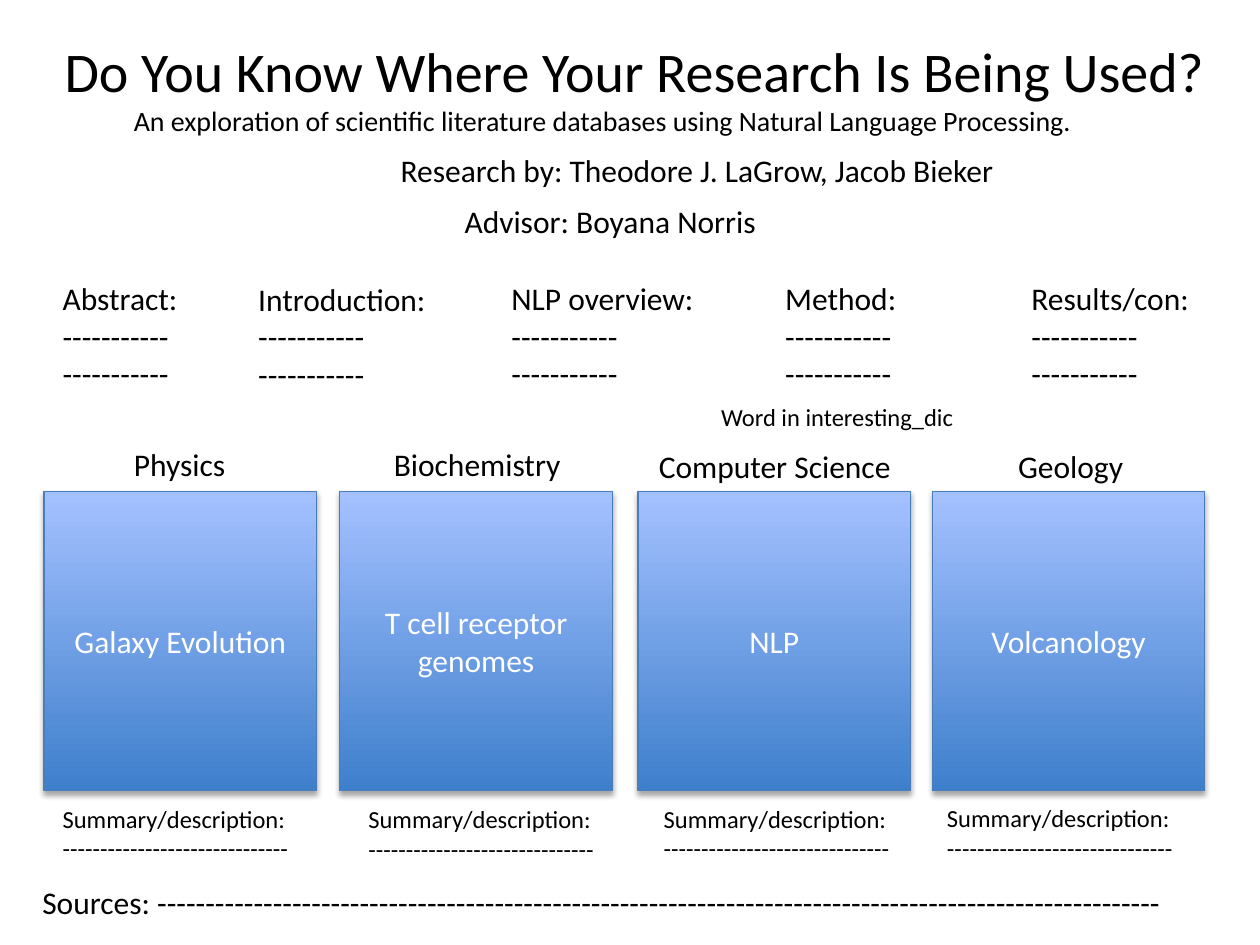
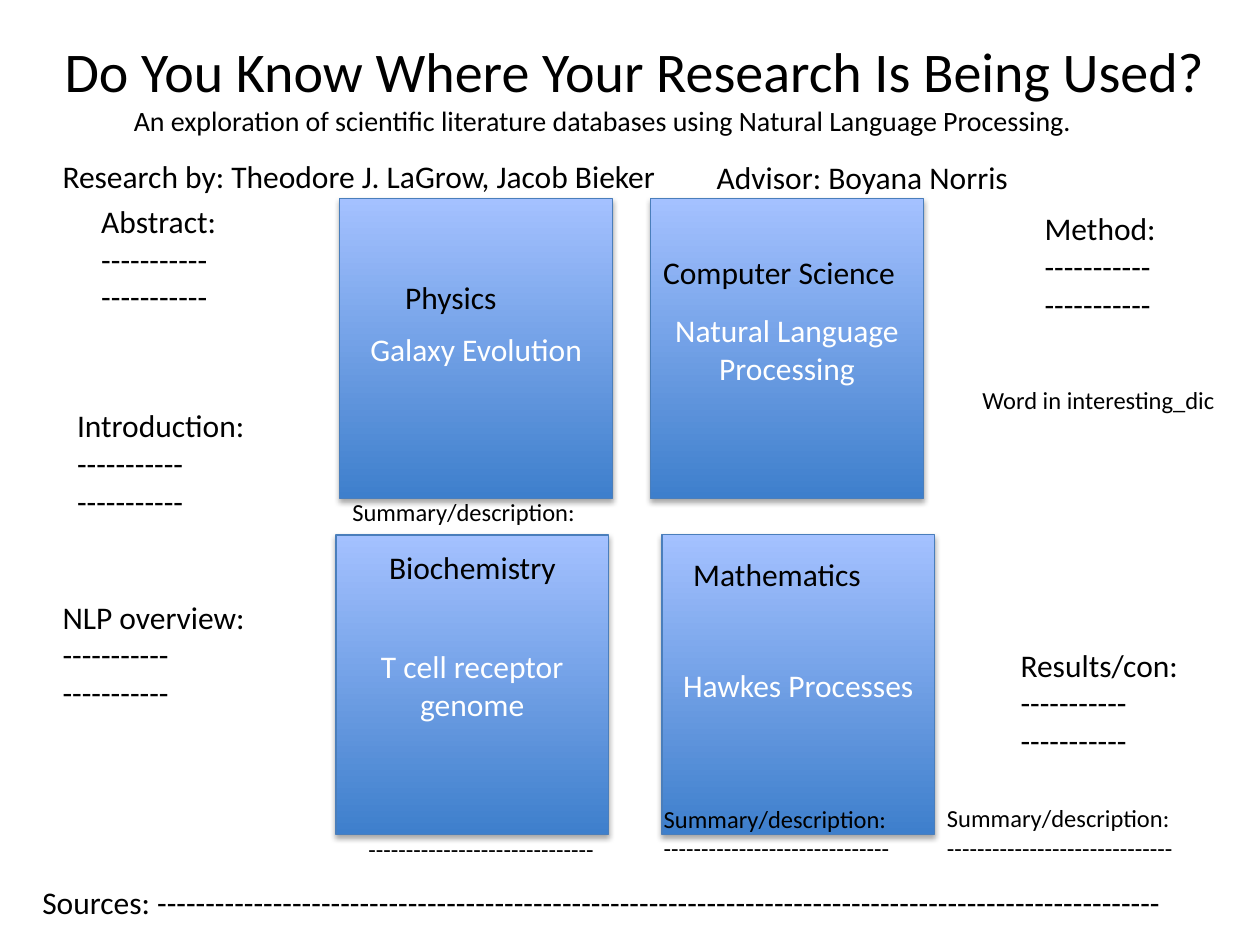
Before and after one commit to tjlagrow/NLP-Research-Project, a slide deck: slide 1 of Poster Outline.pptx. Drawn at 1260x945 pixels with LibreOffice and Linux fonts; fonts in the diff are those of the drawing. Boxes give left, top, right and bottom in pixels: in the first picture for what was removed or moved away, otherwise in the second. Text is boxed around its words. In the diff, an @@ line names an element or a change of style, - is before the commit and + after.

Commit message:
update abstract

```diff
--- a/Poster Outline.pptx
+++ b/Poster Outline.pptx
@@ text "Research by: Theodore J. LaGrow, ...": place and size @@
-text "Research by: Theodore J. LaGrow, ..." at [401, 160, 993, 187]
+text "Research by: Theodore J. LaGrow, ..." at [63, 166, 655, 193]
@@ text "Advisor: Boyana Norris": place and size @@
-text "Advisor: Boyana Norris" at [465, 211, 755, 238]
+text "Advisor: Boyana Norris" at [717, 167, 1007, 194]
@@ text "Abstract:": place and size @@
-text "Abstract:" at [63, 288, 178, 311]
+text "Abstract:" at [101, 211, 216, 234]
@@ rectangle "Galaxy Evolution": place and size @@
-rectangle "Galaxy Evolution" at [44, 491, 316, 791]
+rectangle "Galaxy Evolution" at [340, 199, 612, 499]
@@ rectangle added at [650, 199, 922, 499], fill gradient #3F80CE to #A4C4FF, outline #4B7EBC 0.75 pt, 18 pt, text #FFFFFF @@
+Natural Language Processing
@@ text "Method:": place and size @@
-text "Method:" at [785, 288, 896, 311]
+text "Method:" at [1045, 218, 1156, 241]
@@ text "Computer Science": place and size @@
-text "Computer Science" at [659, 456, 890, 483]
+text "Computer Science" at [663, 262, 895, 289]
@@ text "Physics": place and size @@
-text "Physics" at [134, 454, 225, 481]
+text "Physics" at [405, 287, 496, 314]
@@ text "Word in interesting_dic": place and size @@
-text "Word in interesting_dic" at [721, 409, 953, 431]
+text "Word in interesting_dic" at [982, 392, 1214, 414]
@@ text "Introduction:": place and size @@
-text "Introduction:" at [258, 289, 425, 312]
+text "Introduction:" at [77, 415, 244, 438]
@@ text removed at [1018, 456, 1123, 484] @@
-Geology
@@ text "Summary/description:": place and size @@
-text "Summary/description:" at [63, 811, 285, 832]
+text "Summary/description:" at [352, 501, 574, 525]
@@ rectangle removed at [638, 491, 910, 791] @@
-NLP
@@ rectangle removed at [932, 491, 1205, 791] @@
-Volcanology
@@ rectangle "T cell receptor genome": place and size @@
-rectangle "T cell receptor genome" at [340, 491, 612, 791]
+rectangle "T cell receptor genome" at [336, 536, 609, 835]
@@ rectangle added at [662, 534, 934, 834], fill gradient #3F80CE to #A4C4FF, outline #4B7EBC 0.75 pt, 18 pt, text #FFFFFF @@
+Hawkes Processes
@@ text "Biochemistry": place and size @@
-text "Biochemistry" at [394, 454, 561, 481]
+text "Biochemistry" at [389, 557, 556, 584]
@@ text added at [693, 564, 861, 587], 18 pt, text #000000 @@
+Mathematics
@@ text "NLP overview:": place and size @@
-text "NLP overview:" at [511, 288, 693, 311]
+text "NLP overview:" at [63, 607, 244, 630]
@@ text in rectangle at [381, 656, 563, 722]: text changed @@
-T cell receptor genomes
+T cell receptor genome
@@ text "Results/con:": place and size @@
-text "Results/con:" at [1031, 288, 1188, 312]
+text "Results/con:" at [1021, 655, 1178, 679]
```
Also in this commit, not shown: 1 other file.
